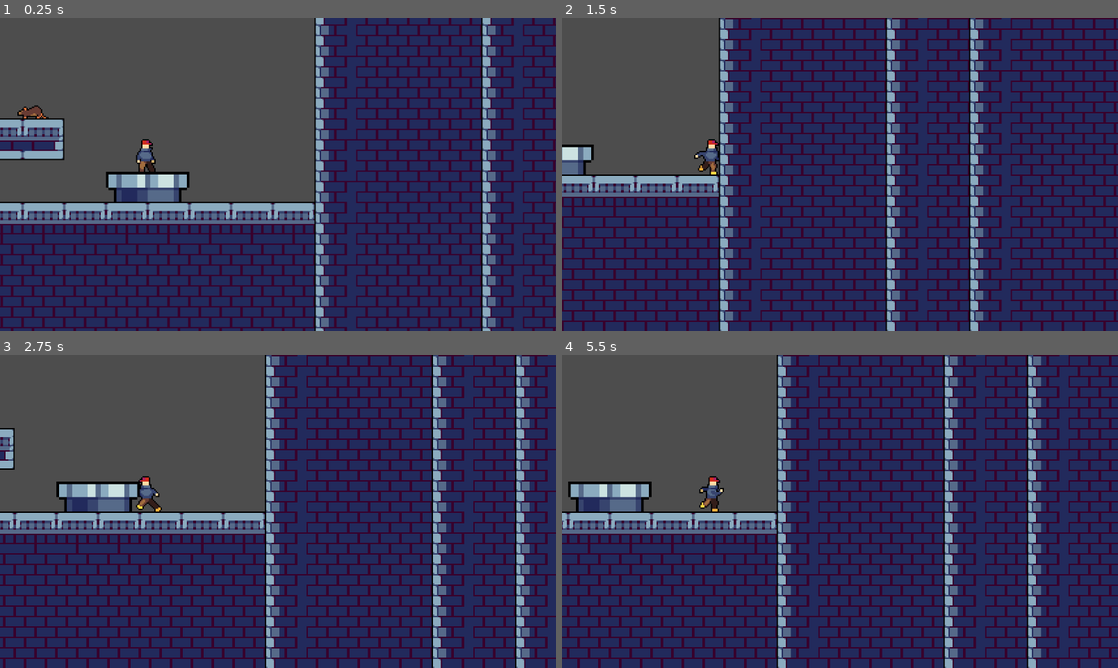
Above: before the commit, frames 1-4 (two rows, left to right).
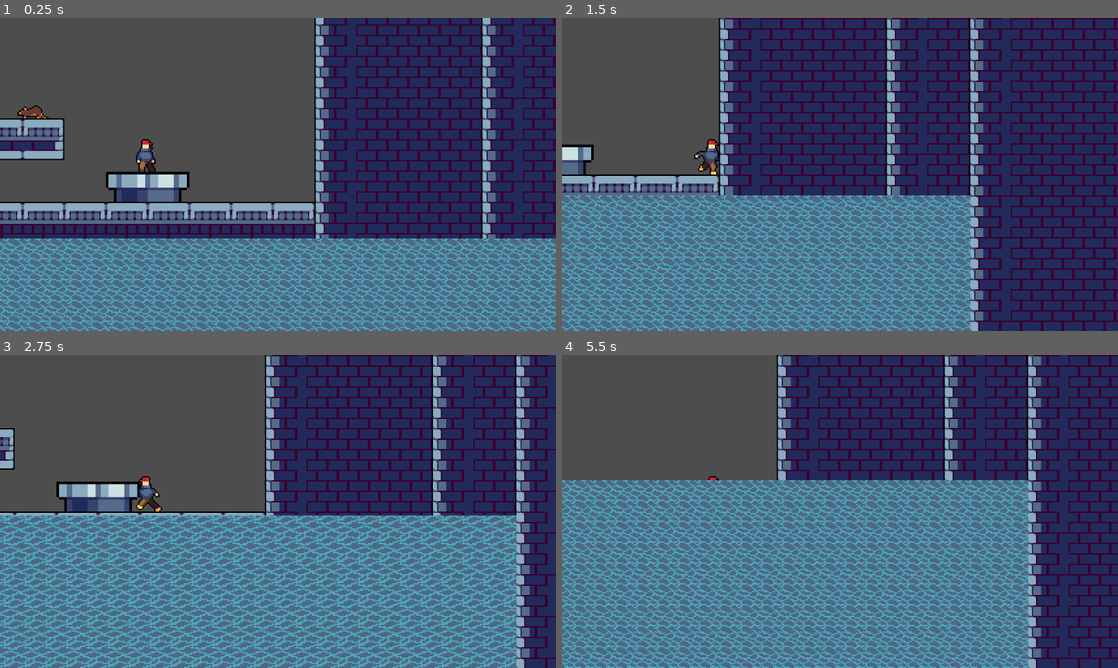
Above: after the commit, the same moments.

Repository: DizzyThermal/Sewer-Escape
Game: Godot game, scene res://scenes/Level_03.tscn
Two runs of this game, one before a commit and one after it. Both use one fixed random seed, a clock stepped at 60 frames per second and the inputs below. This scene is started directly instead of the project's main scene.
Inputs:
- Up to frame 1 (0.25 s): no input
- Up to frame 2 (1.5 s): hold Right (Right) from 0.53 s (still down); tap Space (Jump) at 0.77 s
- Up to frame 3 (2.75 s): tap Space (Jump) at 1.52 s; release Right (Right) at 2.03 s; hold Left (Left) from 2.03 s (still down)
- Up to frame 4 (5.5 s): release Left (Left) at 2.78 s; hold Right (Right) 2.78-4.28 s; tap Space (Jump) at 3.02, 3.77, 4.52 s; hold Left (Left) 4.28-5.03 s; hold Right (Right) from 5.03 s (still down)

The runs differ from the first frame. In frame 1, 29% of the frame differs, in the area x 0-100%, y 70-100%; in frame 2, 31%; in frame 3, 44%; in frame 4, 49%, in the area x 0-84%, y 40-100%.

Commit message:
added rising water to level 3

Diff:
--- a/player/Player.gd
+++ b/player/Player.gd
@@ -48,5 +48,10 @@
 	move_and_slide()
 	play_anim(direction)
 
-func _on_death_zone_body_entered(body):
+
+func _on_death_zone_level_3_body_entered(body):
 	get_tree().reload_current_scene()
+
+
+func _on_death_zone_level_2_body_entered(body):
+	get_tree().reload_current_scene()
--- a/scenes/Level_02.gd
+++ b/scenes/Level_02.gd
@@ -18,7 +18,7 @@
 	$Foreground/Water.set_size(Vector2(WATER_WIDTH, currentHeight))
 	currentHeight += 1
 	$Foreground/Water.global_position.y -= 1
-	$Foreground/DeathZone/CollisionShape2D.global_position.y -= 1
+	$Foreground/DeathZoneLevel2/CollisionShape2D.global_position.y -= 1
 
 
 func _on_next_area_body_entered(body):
--- a/scenes/Level_02.tscn
+++ b/scenes/Level_02.tscn
@@ -152,11 +152,11 @@
 wait_time = 0.1
 autostart = true
 
-[node name="DeathZone" type="Area2D" parent="Foreground"]
+[node name="DeathZoneLevel2" type="Area2D" parent="Foreground"]
 collision_layer = 4
 collision_mask = 4
 
-[node name="CollisionShape2D" type="CollisionShape2D" parent="Foreground/DeathZone"]
+[node name="CollisionShape2D" type="CollisionShape2D" parent="Foreground/DeathZoneLevel2"]
 position = Vector2(768, 299.5)
 shape = SubResource("RectangleShape2D_6eb60")
 debug_color = Color(1, 0, 0, 0.266667)
@@ -192,5 +192,5 @@
 [connection signal="body_entered" from="Foreground/Enemies/Rock2/TriggerBox" to="Foreground/Enemies/Rock2" method="_on_trigger_box_body_entered"]
 [connection signal="body_entered" from="Foreground/Enemies/Rock3/TriggerBox" to="Foreground/Enemies/Rock3" method="_on_trigger_box_body_entered"]
 [connection signal="timeout" from="Foreground/WaterTimer" to="." method="_on_water_timer_timeout"]
-[connection signal="body_entered" from="Foreground/DeathZone" to="Player" method="_on_death_zone_body_entered"]
+[connection signal="body_entered" from="Foreground/DeathZoneLevel2" to="Player" method="_on_death_zone_level_2_body_entered"]
 [connection signal="body_entered" from="Foreground/NextArea" to="." method="_on_next_area_body_entered"]
--- a/scenes/Level_03.gd
+++ b/scenes/Level_03.gd
@@ -1,5 +1,8 @@
 extends Node2D
 
+var WATER_WIDTH = 482
+var WATER_HEIGHT = 224
+var currentHeight = WATER_HEIGHT
 
 # Called when the node enters the scene tree for the first time.
 func _ready():
@@ -13,3 +16,10 @@
 
 func _on_next_area_body_entered(body):
 	get_tree().change_scene_to_file("res://scenes/MainMenu.tscn")
+
+
+func _on_water_timer_timeout():
+	$Foreground/Water.set_size(Vector2(WATER_WIDTH, currentHeight))
+	currentHeight += 1
+	$Foreground/Water.global_position.y -= 1
+	$Foreground/DeathZoneLevel3/CollisionShape2D.global_position.y -= 1
--- a/scenes/Level_03.tscn
+++ b/scenes/Level_03.tscn
@@ -1,14 +1,15 @@
-[gd_scene load_steps=14 format=3 uid="uid://cbgpjmjrirnnh"]
+[gd_scene load_steps=16 format=3 uid="uid://cbgpjmjrirnnh"]
 
 [ext_resource type="Script" path="res://scenes/Level_03.gd" id="1_jddbs"]
 [ext_resource type="TileSet" uid="uid://bir4qfvaulu2x" path="res://scenes/Tileset.tres" id="1_t1bll"]
 [ext_resource type="PackedScene" uid="uid://by7gxrbscsjbo" path="res://player/Player.tscn" id="2_jpq6f"]
-[ext_resource type="PackedScene" uid="uid://dmgnd80dkhm56" path="res://scenes/Pipe.tscn" id="3_3pv3s"]
+[ext_resource type="PackedScene" path="res://scenes/Pipe.tscn" id="3_3pv3s"]
 [ext_resource type="PackedScene" uid="uid://b4rselb33nm28" path="res://scenes/Rat.tscn" id="4_jjkpy"]
 [ext_resource type="PackedScene" uid="uid://b13cq4ve8w3uv" path="res://scenes/Rock.tscn" id="5_ujowu"]
 [ext_resource type="PackedScene" uid="uid://iotxy1b60d87" path="res://scenes/MobileControls.tscn" id="6_8ii12"]
 [ext_resource type="PackedScene" uid="uid://bsmre1xuai1bx" path="res://scenes/Snake.tscn" id="6_uwidl"]
 [ext_resource type="PackedScene" uid="uid://dgcyf347dvqwu" path="res://scenes/Scorpion.tscn" id="8_mtim7"]
+[ext_resource type="PackedScene" uid="uid://b02j3hq8rkmft" path="res://scenes/Water.tscn" id="9_dxu5t"]
 
 [sub_resource type="RectangleShape2D" id="RectangleShape2D_0wajy"]
 size = Vector2(31, 31)
@@ -21,6 +22,9 @@
 
 [sub_resource type="RectangleShape2D" id="RectangleShape2D_fsq6b"]
 size = Vector2(46.5, 3.5)
+
+[sub_resource type="RectangleShape2D" id="RectangleShape2D_hdcmr"]
+size = Vector2(483, 24)
 
 [node name="Level_03" type="Node2D"]
 script = ExtResource("1_jddbs")
@@ -111,6 +115,25 @@
 shape = SubResource("RectangleShape2D_fsq6b")
 debug_color = Color(0.854902, 0.364706, 0, 0.188235)
 
+[node name="Water" parent="Foreground" instance=ExtResource("9_dxu5t")]
+offset_left = -161.0
+offset_top = 62.0
+offset_right = 321.0
+offset_bottom = 286.0
+
+[node name="WaterTimer" type="Timer" parent="Foreground"]
+wait_time = 0.1
+autostart = true
+
+[node name="DeathZoneLevel3" type="Area2D" parent="Foreground"]
+collision_layer = 4
+collision_mask = 4
+
+[node name="CollisionShape2D" type="CollisionShape2D" parent="Foreground/DeathZoneLevel3"]
+position = Vector2(81, 103)
+shape = SubResource("RectangleShape2D_hdcmr")
+debug_color = Color(0.854902, 0.0705882, 0, 0.419608)
+
 [node name="Camera2D" type="Camera2D" parent="."]
 position = Vector2(0, 10)
 offset = Vector2(100, 0)
@@ -126,3 +149,5 @@
 
 [connection signal="body_entered" from="Foreground/Enemies/Rock/TriggerBox" to="Foreground/Enemies/Rock" method="_on_trigger_box_body_entered"]
 [connection signal="body_entered" from="Foreground/NextArea" to="." method="_on_next_area_body_entered"]
+[connection signal="timeout" from="Foreground/WaterTimer" to="." method="_on_water_timer_timeout"]
+[connection signal="body_entered" from="Foreground/DeathZoneLevel3" to="Player" method="_on_death_zone_level_3_body_entered"]
Not shown: 1 places in scenes/Level_02.tscn that only renumber resources
